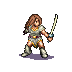
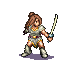
Before/after of a w=72, h=72 layered artwork. What changed in the layer stack:
added layer "bun" above "shadow" over (28, 12, 35, 17)
